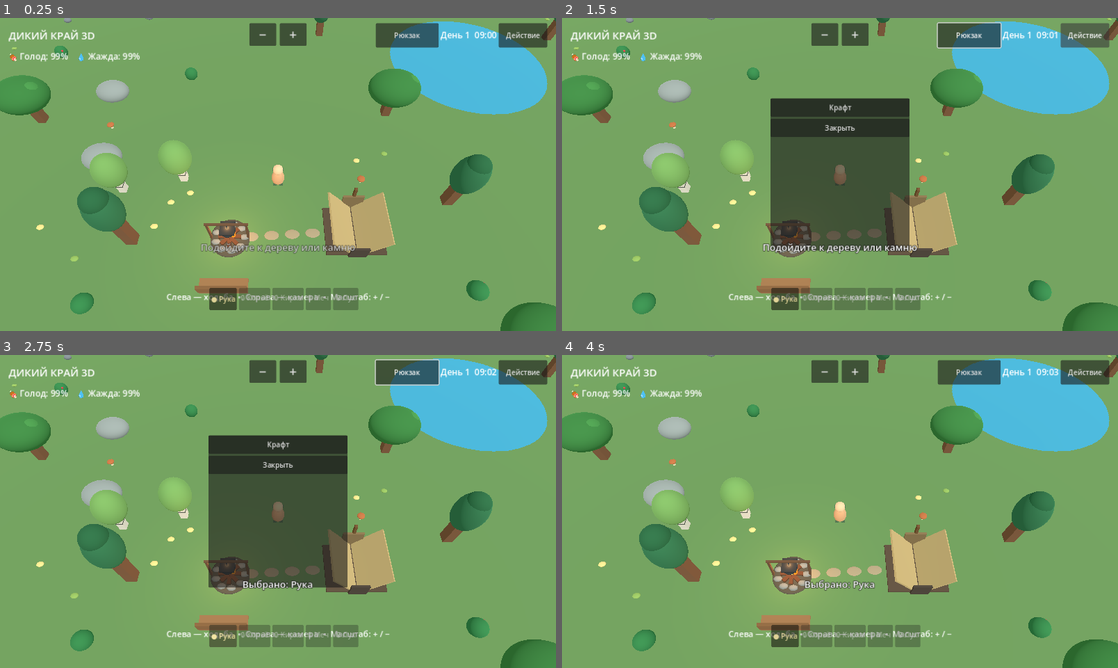
Above: before the commit, frames 1-4 (two rows, left to right).
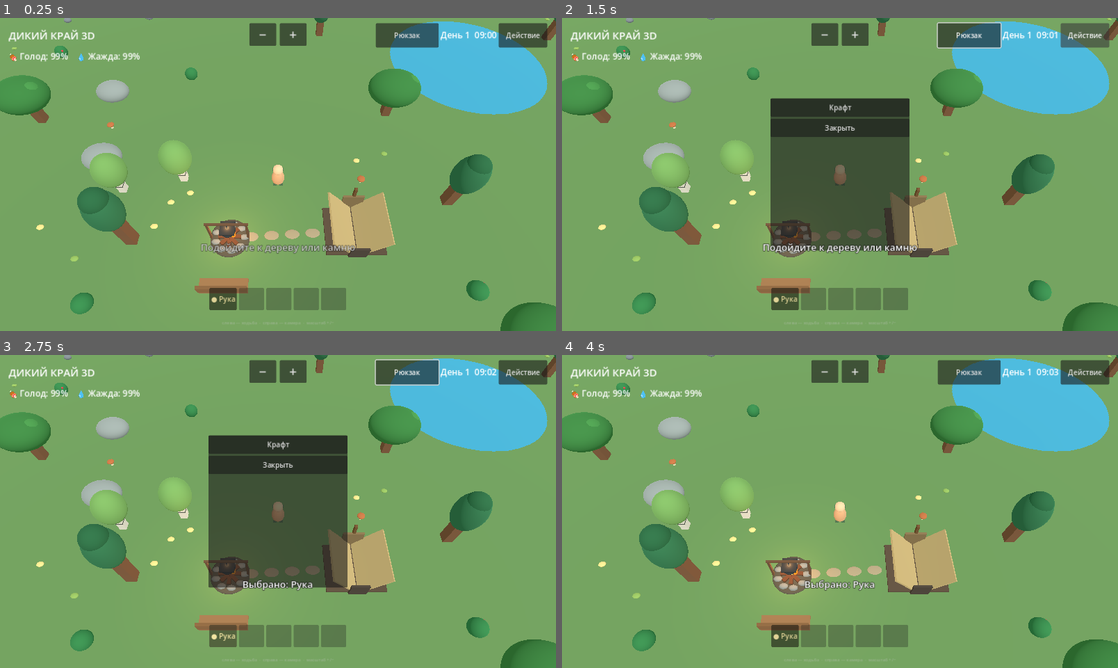
Above: after the commit, the same moments.

Repository: hjz2tz7cgv-ctrl/DikiyKrayGodot
Game: Godot game, scene res://scenes/main.tscn
Same seed, same stepped clock (60 frames per second), same inputs: the game is played once before the commit and once after it.
Inputs:
- Up to frame 1 (0.25 s): no input
- Up to frame 2 (1.5 s): click "Рюкзак" at 0.5 s; click "Действие" at 1.25 s
- Up to frame 3 (2.75 s): click "● Рука" at 2 s
- Up to frame 4 (4 s): click "Крафт" at 2.75 s; click "Закрыть" at 3.5 s

The runs differ from the first frame. In frame 1, 0.7% of the frame differs, in the area x 30-71%, y 86-98%; in frame 2, 0.7%; in frame 3, 0.7%; in frame 4, 0.7%.

Commit message:
Add files via upload

Diff:
--- a/scripts/main.gd
+++ b/scripts/main.gd
@@ -581,10 +581,10 @@
     zoom_controls.add_child(zoom_in_button)
     var bottom := VBoxContainer.new()
     bottom.set_anchors_preset(Control.PRESET_BOTTOM_WIDE)
-    bottom.offset_left = 210
-    bottom.offset_right = -210
-    bottom.offset_top = -92
-    bottom.offset_bottom = -15
+    bottom.offset_left = 8
+    bottom.offset_right = -8
+    bottom.offset_top = -27
+    bottom.offset_bottom = -2
     root.add_child(bottom)
     bag_fly = Label.new()
     bag_fly.visible = false
@@ -593,7 +593,10 @@
     root.add_child(bag_fly)
     zoom_label = Label.new()
     zoom_label.horizontal_alignment = HORIZONTAL_ALIGNMENT_CENTER
-    zoom_label.add_theme_font_size_override("font_size", 19)
+    zoom_label.add_theme_font_size_override("font_size", 10)
+    zoom_label.add_theme_color_override("font_color", Color(0.8, 0.8, 0.8, 0.38))
+    zoom_label.mouse_filter = Control.MOUSE_FILTER_IGNORE
+    bottom.mouse_filter = Control.MOUSE_FILTER_IGNORE
     bottom.add_child(zoom_label)
     progress_bar = ProgressBar.new()
     progress_bar.max_value = 100
@@ -771,13 +774,30 @@
     _update_ui()
 
 func _refresh_quickbar() -> void:
-    var labels := {"hand":"Рука", "spear":"Копьё", "pickaxe":"Кирка", "sword":"Меч", "bow":"Лук"}
-    for tool_id in quickbar_buttons.keys():
-        var button: Button = quickbar_buttons[tool_id]
-        var owned := _tool_owned(tool_id)
-        button.text = ("● " if equipped_tool == tool_id else "") + str(labels[tool_id]) if owned else "🔒 " + str(labels[tool_id])
-        button.disabled = not owned
-        button.modulate = Color(1.0, 0.94, 0.67) if equipped_tool == tool_id else Color(1, 1, 1)
+    # Ячейки фиксированы: в начале видна только рука, остальные пустые.
+    # После крафта инструменты занимают свободные ячейки по порядку.
+    var owned_tools: Array[String] = ["hand"]
+    if has_spear:
+        owned_tools.append("spear")
+    if has_pickaxe:
+        owned_tools.append("pickaxe")
+    var labels := {"hand": "Рука", "spear": "Копьё", "pickaxe": "Кирка"}
+    var slot_ids := ["hand", "spear", "pickaxe", "sword", "bow"]
+    for slot_index in range(slot_ids.size()):
+        var button: Button = quickbar_buttons[slot_ids[slot_index]]
+        if slot_index < owned_tools.size():
+            var tool_id: String = owned_tools[slot_index]
+            button.text = ("● " if equipped_tool == tool_id else "") + str(labels[tool_id])
+            button.disabled = false
+            button.modulate = Color(1.0, 0.94, 0.67) if equipped_tool == tool_id else Color(1, 1, 1)
+            # При заполнении слотов переназначаем действие на нужный инструмент.
+            for connection in button.pressed.get_connections():
+                button.pressed.disconnect(connection["callable"])
+            button.pressed.connect(_select_quick_tool.bind(tool_id))
+        else:
+            button.text = ""
+            button.disabled = true
+            button.modulate = Color(1, 1, 1)
 
 func _craft_spear() -> void:
     if has_spear:
@@ -859,7 +879,7 @@
         var hour := int(day_clock) % 24
         var minute := int((day_clock - floor(day_clock)) * 60.0)
         time_label.text = "День %d  %02d:%02d" % [day_count, hour, minute]
-    zoom_label.text = "Слева — ходьба  •  Справа — камера  •  Масштаб: + / −"
+    zoom_label.text = "слева — ходьба  ·  справа — камера  ·  масштаб +/−"
     bag_label.text = "РЮКЗАК\nДерево: %d    Камень: %d\nЯгоды: %d    Грибы: %d\nМясо: %d    Жареное: %d\nШкуры: %d    К …(235 unchanged characters)…
     if quickbar != null:
         _refresh_quickbar()
